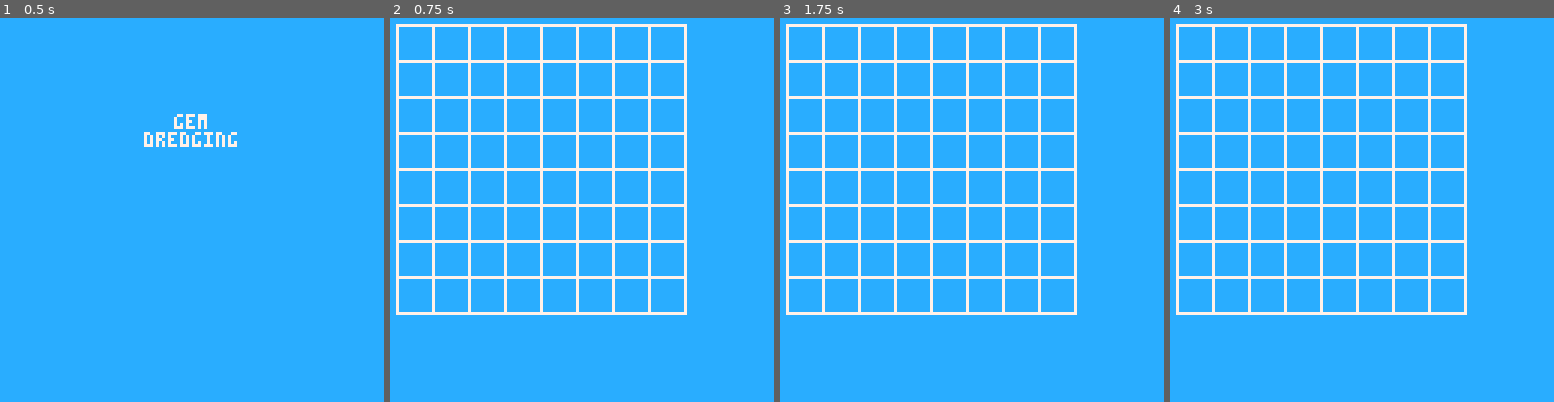
Above: before the commit, frames 1-4 (left to right).
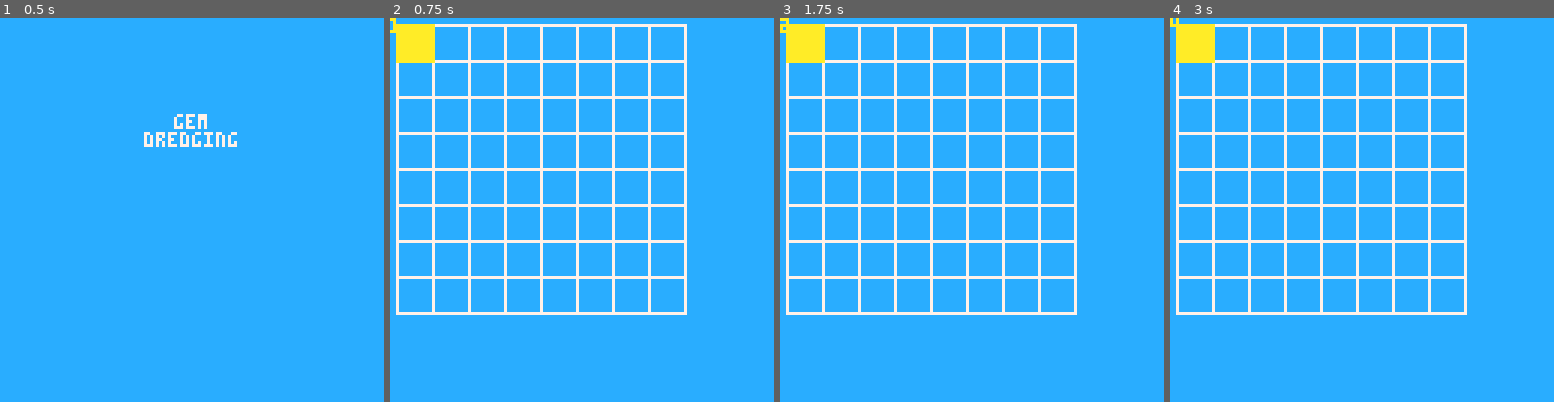
Above: after the commit, the same moments.

Repository: TheSailor1/PICO-8
Game: PICO-8 cartridge gem/gem.p8
Same seed, same stepped clock (60 frames per second), same inputs: the game is played once before the commit and once after it.
Inputs:
- Up to frame 1 (0.5 s): no input
- Up to frame 2 (0.75 s): tap O (Z key) at 0.7 s
- Up to frame 3 (1.75 s): hold Right from 1.6 s (still down); tap O (Z key) at 1.7 s
- Up to frame 4 (3 s): release Right at 2.1 s; tap O (Z key) at 2.1, 2.5, 2.9 s; hold Right from 2.47 s (still down)

Frame 1 is identical in both runs. In frame 2, 1.1% of the frame differs, in the area x 0-12%, y 0-12%; in frame 3, 1.1%; in frame 4, 1.1%.

Commit message:
Removed dead files

Diff:
--- a/bearhunterninja.p8
+++ /dev/null
@@ -1,123 +0,0 @@
-pico-8 cartridge // http://www.pico-8.com
-version 42
-__lua__
---main
-
-function _init()
-	_upd=upd_menu
-	_drw=drw_menu
-
-	debug={}
-end
-
-function _update60()
-	_upd()
-end
-
-function _draw()
-	_drw()
-
-	if #debug>0 then
-		local i
-		for i=1,#debug do
-			print(debug[i],2,2+(i*6),7)
-		end--for
-	end--if
-end
--->8
---screens
-
-function upd_menu()
-	if btnp(🅾️) then
-		ini_game()
-
-		_upd=upd_game
-		_drw=drw_game
-	end
-end
-
-function drw_menu()
-	cls()
-	cprint("bear hunter ninja",64,13)
-	cprint("press 🅾️ to start",80,1)
-end
-
-function upd_game()
-	selcards()
-end
-
-function drw_game()
-	cls(1)
-
-	drw_cards()
-end
--->8
---tools
-
-function cprint(_t,_y,_c)
-	print(_t,64-(#_t*2),_y,_c)
-end
--->8
---gameplay
-
-function ini_game()
-	choices={"bear","hunter","ninja"}
-	cardpos={
-		{x=42,y=40},
-		{x=70,y=10},
-		{x=15,y=10}
-	}
-
-	cardsel=3
-	cardw=40
-	cardh=50
-	c1c=7
-	c2c=2
-	c3c=13
-end
-
-function drw_cards()
-	local backl,backr
-	if cardsel==1 then
-		backl=2
-		backr=3
-	elseif cardsel==2 then
-		backl=3
-		backr=1
-	else
-		backl=1
-		backr=2
-	end
-
-	rectfill(cardpos[backl].x,cardpos[backl].y,cardpos[backl].x+cardw,cardpos[backl].y+cardh,c3c)
-	rectfill(cardpos[backr].x,cardpos[backr].y,cardpos[backr].x+cardw,cardpos[backr].y+cardh,c2c)
-
-	rectfill(cardpos[cardsel].x,cardpos[cardsel].y,cardpos[cardsel].x+cardw,cardpos[cardsel].y+cardh,c1c)
-end
-
-function selcards()
-	if btnp(⬅️) then
-		if cardsel>1 then
-			cardsel-=1
-		else
-			cardsel=#cardpos
-		end
-	end
-
-	if btnp(➡️) then
-		if cardsel<#cardpos then
-			cardsel+=1
-		else
-			cardsel=1
-		end
-	end
-
-	debug[1]=cardsel
-end
-__gfx__
-00000000000000000000000000000000000000000000000000000000000000000000000000000000000000000000000000000000000000000000000000000000
-00000000000000000000000000000000000000000000000000000000000000000000000000000000000000000000000000000000000000000000000000000000
-00700700000000000000000000000000000000000000000000000000000000000000000000000000000000000000000000000000000000000000000000000000
-00077000000000000000000000000000000000000000000000000000000000000000000000000000000000000000000000000000000000000000000000000000
-00077000000000000000000000000000000000000000000000000000000000000000000000000000000000000000000000000000000000000000000000000000
-00700700000000000000000000000000000000000000000000000000000000000000000000000000000000000000000000000000000000000000000000000000
--- a/bhn.p8
+++ /dev/null
@@ -1,132 +0,0 @@
-pico-8 cartridge // http://www.pico-8.com
-version 42
-__lua__
---main
-
-function _init()
-	_upd=upd_menu
-	_drw=drw_menu
-
-	debug={}
-end
-
-function _update60()
-	_upd()
-end
-
-function _draw()
-	_drw()
-
-	if #debug>0 then
-		local d
-		for d=1,#debug do
-			print(debug[d],2,2+(d*6),7)
-		end
-	end
-end
--->8
---screens
-
-function upd_menu()
-	if btnp(🅾️) then
-		ini_game()
-		_upd=upd_game
-		_drw=drw_game
-	end
-end
-
-function drw_menu()
-	cls(5)
-	cprint("bear hunter ninja",64,12)
-	cprint("press 🅾️ to begin",90,15)
-end
-
-function upd_game()
-	selcard()
-end
-
-function drw_game()
-	cls(12)
-	--drwcards()
-
-end
--->8
---tools
-
-function cprint(_t,_y,_c)
-	print(_t, 64-(#_t*2),_y,_c)
-end
--->8
---gameplay
-
-function ini_game()
-	choices={"bear","hunter","ninja"}
-	pos={
-		{10,20},
-		{45,20},
-		{70,45}
-	}
-
-	cardsel=1
-end
-
-function drwcards()
-	debug[1]=cardsel
-
-	if cardsel==3 then
-		ctwo=2
-		cthree=1
-	elseif cardsel==2 then
-		ctwo=1
-		cthree=3
-	else
-		ctwo=3
-		cthree=2
-	end
-
-	local x1,y1=pos[cardsel][1],pos[cardsel][2]
-
-
-	print(
-		choices[1],
-		x1,
-		y1,
-		7)
-		print(
-		choices[2],
-		pos[ctwo][1],
-		pos[ctwo][2],
-		7)
-		print(
-		choices[3],
-		pos[cthree][1],
-		pos[cthree][2],
-		7)
-end
-
-function selcard()
-	if btnp(⬅️) then
-		if cardsel>1 then
-			cardsel-=1
-		else
-			cardsel=#choices
-		end
-	end
-
-	if btnp(➡️) then
-		if cardsel<#choices then
-			cardsel+=1
-		else
-			cardsel=1
-		end
-	end
-end
-
-
-__gfx__
-00000000000000000000000000000000000000000000000000000000000000000000000000000000000000000000000000000000000000000000000000000000
-00000000000000000000000000000000000000000000000000000000000000000000000000000000000000000000000000000000000000000000000000000000
-00700700000000000000000000000000000000000000000000000000000000000000000000000000000000000000000000000000000000000000000000000000
-00077000000000000000000000000000000000000000000000000000000000000000000000000000000000000000000000000000000000000000000000000000
-00077000000000000000000000000000000000000000000000000000000000000000000000000000000000000000000000000000000000000000000000000000
-00700700000000000000000000000000000000000000000000000000000000000000000000000000000000000000000000000000000000000000000000000000
--- a/bhn_2/bhn_2.p8
+++ /dev/null
@@ -1,68 +0,0 @@
-pico-8 cartridge // http://www.pico-8.com
-version 41
-__lua__
--- bear hunter ninja --
-
-
-function _init()
-	ini_menu()
-end
--->8
--- screens --
-
-
-function ini_menu()
-	--globals
-	t=0
-
-	_draw=drw_menu
-	_update=upd_menu
-end
-
-function upd_menu()
-	t+=1
-
-	if (btnp(🅾️)) then
-		ini_game()
-	end
-end
-
-function drw_menu()
-	cls()
-
-	local t1="\^t\^wbear"
-	local t2="\^t\^whunter"
-	local t3="\^t\^wninja"
-
-	print(t1,65-(#t1*2),10,8)
-	print(t2,65-(#t2*2)-5,24,9)
-	print(t3,65-(#t3*2)-3,38,12)
-
-	print("press 🅾️ to start",32,100+sin(t*0.015)*4,13)
-end
-
-function ini_game()
-	_draw=drw_game
-	_update=upd_game
-end
-
-function drw_game()
-	cls()
-
-	rect(10,10,40,50,8)
-end
-
-function upd_game()
-	t+=1
-
-	if (btnp(❎)) then
-		ini_menu()
-	end
-end
-__gfx__
-00000000000000000000000000000000000000000000000000000000000000000000000000000000000000000000000000000000000000000000000000000000
-00000000000000000000000000000000000000000000000000000000000000000000000000000000000000000000000000000000000000000000000000000000
-00700700000000000000000000000000000000000000000000000000000000000000000000000000000000000000000000000000000000000000000000000000
-00077000000000000000000000000000000000000000000000000000000000000000000000000000000000000000000000000000000000000000000000000000
-00077000000000000000000000000000000000000000000000000000000000000000000000000000000000000000000000000000000000000000000000000000
-00700700000000000000000000000000000000000000000000000000000000000000000000000000000000000000000000000000000000000000000000000000
--- a/gem/gem.p8
+++ b/gem/gem.p8
@@ -36,12 +36,13 @@
 end
 
 function upd_game()
-
+	upd_cursor()
 end
 
 function drw_game()
 	cls(12)
 	drw_board()
+	drw_cursor()
 end
 -->8
 -- game play
@@ -51,6 +52,10 @@
 	cols=8
 	rows=8
 	csize=12
+
+	--cursor
+	curx=1
+	cury=1
 
 	local i,j
 	for i=0,cols-1 do
@@ -89,7 +94,28 @@
 			tiles[c].id_y+csize+2,
 			7)
 	end--for
-end--drw-board()
+end--drw_board()
+
+function drw_cursor()
+	rectfill(
+		2+tiles[curx].id_x,
+		2+tiles[cury].id_y,
+		tiles[curx].id_x+csize+2,
+		tiles[cury].id_y+csize+2,
+		10)
+
+	?curx
+end--drw_cursor()
+
+function upd_cursor()
+	if btnp(➡️) then
+		if curx<cols then
+			curx+=1
+		else
+			curx=1
+		end
+	end
+end--upd_cursor()
 __gfx__
 00000000000000000000000000000000000000000000000000000000000000000000000000000000000000000000000000000000000000000000000000000000
 00000000000000000000000000000000000000000000000000000000000000000000000000000000000000000000000000000000000000000000000000000000
